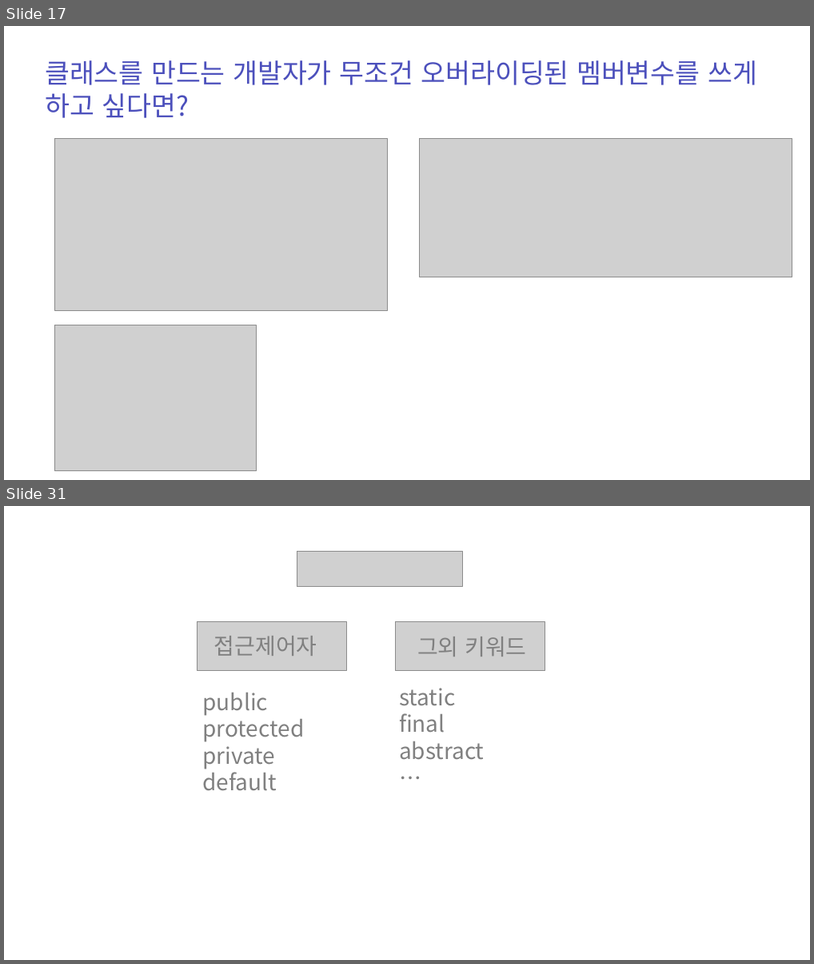
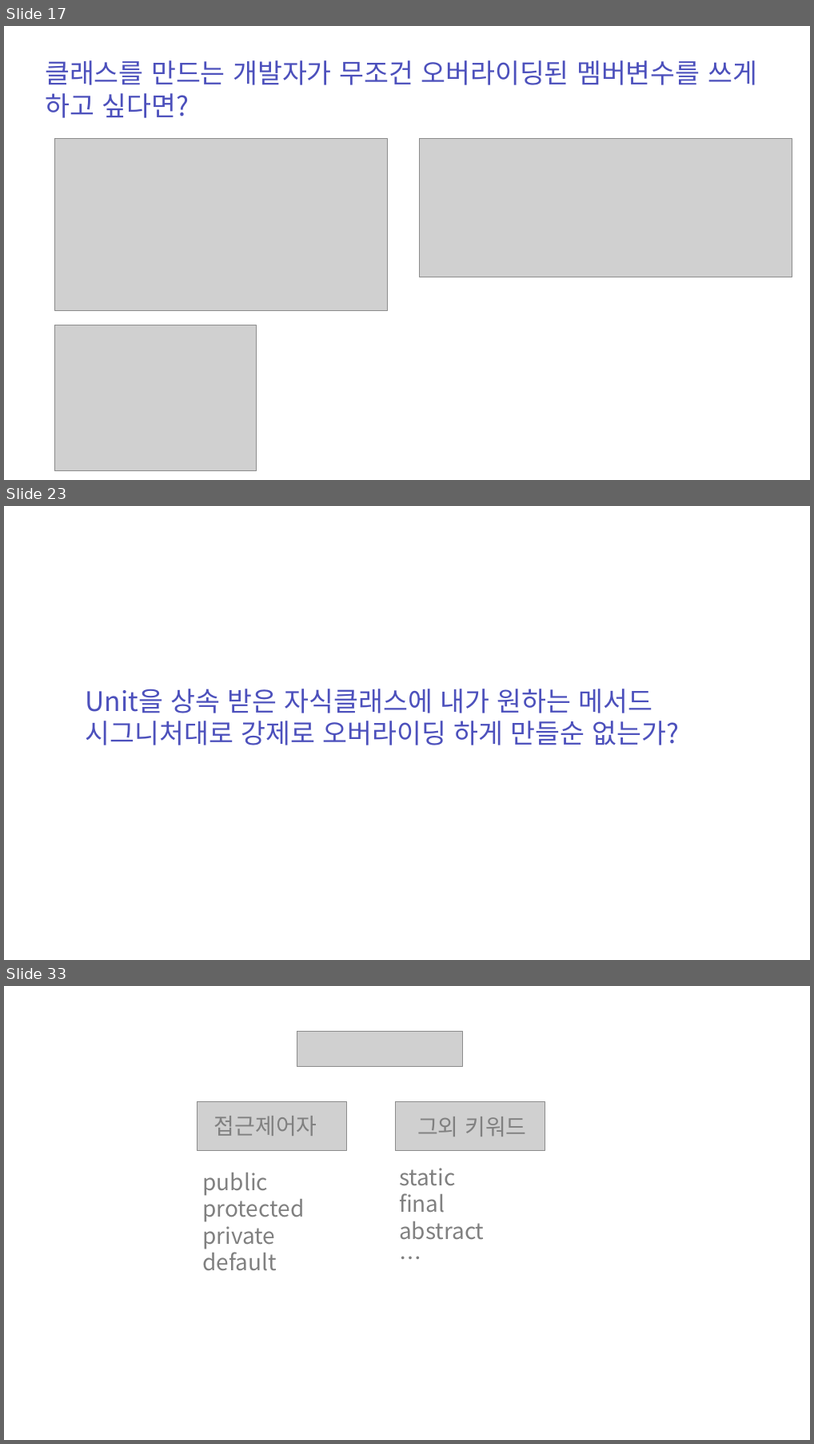
Before and after one commit to zest132/JavaLecture, a slide deck: JavaLecture/LectureFile/java 11강 인터페이스와다형성.pptx. Shown one above the other, each under a label of ours: slides 17 and 31 before the commit, slides 17, 23 and 33 after it; the slides between them are not shown. The pictures are 814x964 and 814x1444 pixels, drawn with LibreOffice and Linux fonts; fonts in the diff are those of the drawing; grey boxes stand for pictures; background and template pictures are left out. Boxes give left, top, right and bottom in pixels: in the first picture for what was removed or moved away, otherwise in the second. Text is boxed around its words. In the diff, an @@ line names an element or a change of style, - is before the commit and + after.

```diff
--- a/JavaLecture/LectureFile/java 11강 인터페이스와다형성.pptx
+++ b/JavaLecture/LectureFile/java 11강 인터페이스와다형성.pptx
@@ slide 23 added at [4, 506, 810, 960], background #FFFFFF @@
@@ text added at [86, 688, 680, 745], 48 pt, text #4C50BC @@
+Unit을 상속 받은 자식클래스에 내가 원하는 메서드 시그니처대로 강제로 오버라이딩 하게 만들순 없는가?
@@ what was slide 31 is now slide 33 @@
```
Also in this commit, not shown: 13 other slides added, 12 slides removed, 16 other files.
